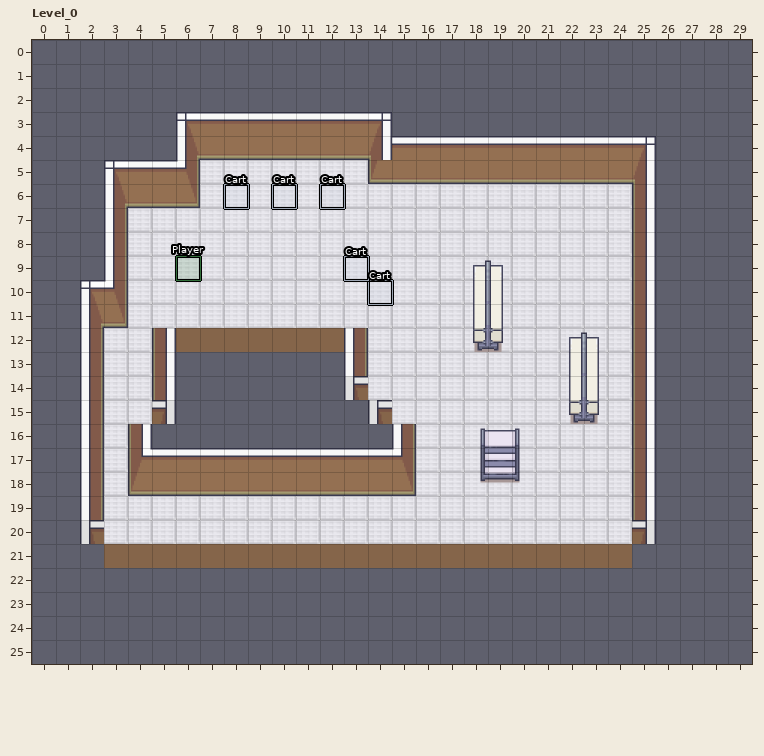
Two versions of a level (LDtk project, resources/game.ldtk). This is how it looked before the edit.
Cells are 48x48 px. Shown: Level_0 x 0..29, y 0..25.
After:
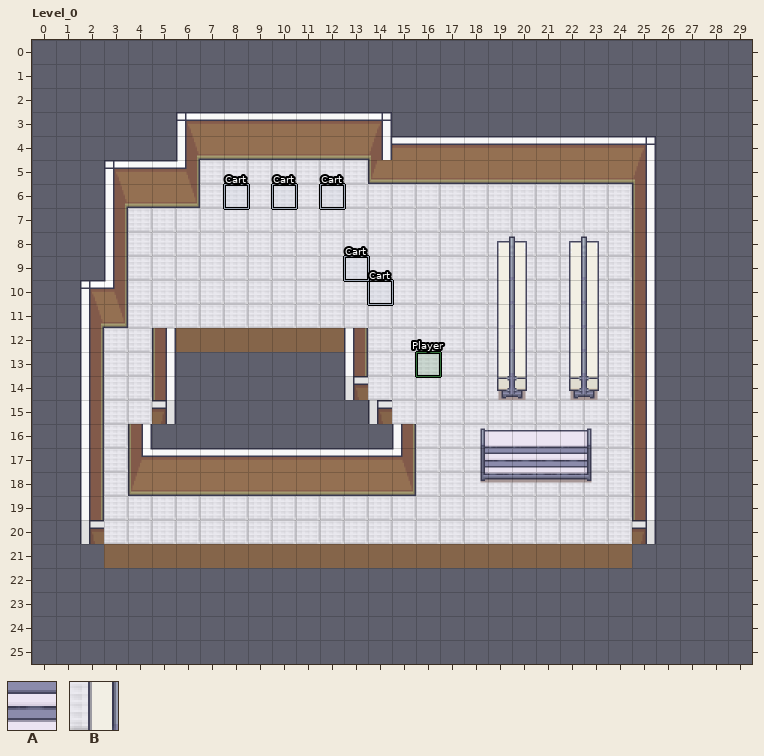
Key: from "Store": A 2 "Side", B 3 "Vert".
_ is an empty cell, . an unchanged one.
Objects are placed by their top-left corner, in cells (3,4 is the top-left corner of cell 3,4); size is 1x1 cell unless given.
From old to new:
--- layer "Entities"
-"Player" rectangle at 6,9
+"Player" rectangle at 16,13
--- layer "Store"
@@ x 18..23 @@
- 8 .__.__
- 9 B._.__
-10 B._.__
-11 B._.__
-12 B._...
-13 .__...
-14 .__...
-15 ....BB
-16 ...___
-17 ...___
-18 ...__.
+ 8 .BB.BB
+ 9 _.B.BB
+10 _.B.BB
+11 _.B.BB
+12 _.B...
+13 .BB...
+14 .BB...
+15 ....__
+16 ...AAA
+17 ...AAA
+18 ...AA.
